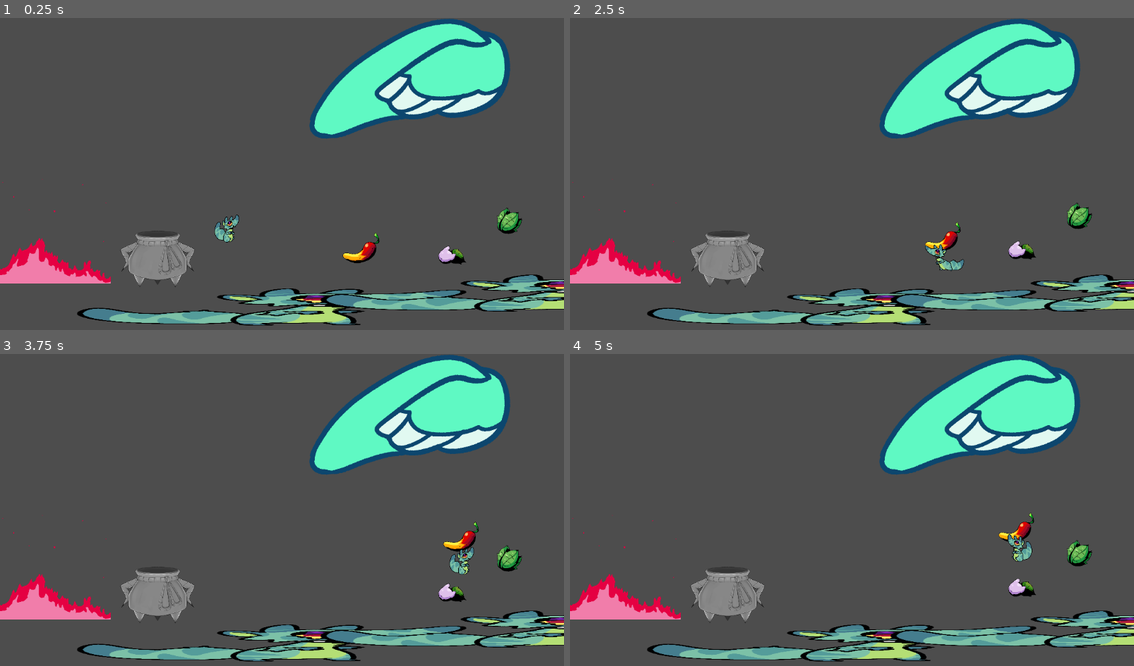
Above: before the commit, frames 1-4 (two rows, left to right).
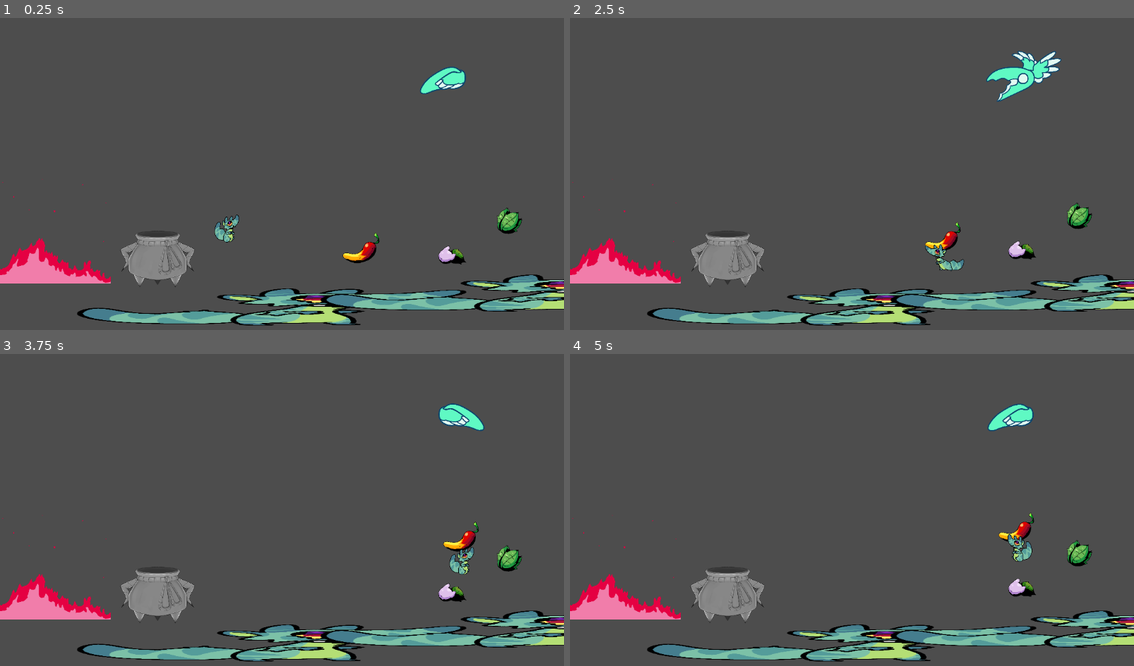
Above: after the commit, the same moments.

Repository: mezzoEmrys/mini-jam-8-2024
Game: Godot game, scene res://scenes/game_source.tscn
The game is run twice, just before and just after one commit, with the same random seed, the same clock (stepped at 60 frames per second) and the same inputs.
Inputs:
- Up to frame 1 (0.25 s): no input
- Up to frame 2 (2.5 s): hold D (move_right) 0.53-2.03 s; tap Space (jump) at 0.77, 1.52 s; hold Left (move_left) from 2.03 s (still down)
- Up to frame 3 (3.75 s): release Left (move_left) at 2.78 s; hold D (move_right) from 2.78 s (still down); tap Space (jump) at 3.02 s
- Up to frame 4 (5 s): tap Space (jump) at 3.77, 4.52 s; release D (move_right) at 4.28 s; hold Left (move_left) from 4.28 s (still down)

The runs differ from the first frame. In frame 1, 8.4% of the frame differs, in the area x 54-91%, y 0-39%; in frame 2, 8.3%; in frame 3, 8.5%; in frame 4, 8.4%.

Commit message:
gorp

Diff:
--- a/scenes/game_source.tscn
+++ b/scenes/game_source.tscn
@@ -16,7 +16,7 @@
 [ext_resource type="Texture2D" uid="uid://sih5f858n0uv" path="res://sprites/hazards_animation/fire/fire_medium/6.png" id="13_5cv0n"]
 [ext_resource type="Texture2D" uid="uid://dh8wribcblxe7" path="res://sprites/hazards_animation/fire/fire_medium/7.png" id="14_3yrhv"]
 [ext_resource type="Texture2D" uid="uid://c20tqo15khwny" path="res://sprites/hazards_animation/fire/fire_medium/8.png" id="15_0xpeo"]
-[ext_resource type="PackedScene" uid="uid://djndm2ng7o3ap" path="res://scenes/ghost.tscn" id="17_ecfij"]
+[ext_resource type="PackedScene" uid="uid://djndm2ng7o3ap" path="res://scenes/hazards/ghost.tscn" id="17_ecfij"]
 
 [sub_resource type="RectangleShape2D" id="RectangleShape2D_u18qv"]
 size = Vector2(760.25, 87.5)
--- a/scenes/ghost.tscn
+++ b/scenes/hazards/ghost.tscn
@@ -78,6 +78,20 @@
 "method": &"play"
 }]
 }
+tracks/2/type = "method"
+tracks/2/imported = false
+tracks/2/enabled = true
+tracks/2/path = NodePath(".")
+tracks/2/interp = 1
+tracks/2/loop_wrap = true
+tracks/2/keys = {
+"times": PackedFloat32Array(0.6),
+"transitions": PackedFloat32Array(1),
+"values": [{
+"args": [],
+"method": &"start_flying"
+}]
+}
 
 [sub_resource type="AnimationLibrary" id="AnimationLibrary_hiafq"]
 _data = {
@@ -90,6 +104,7 @@
 radius = 181.011
 
 [node name="Ghost" type="Area2D"]
+scale = Vector2(0.23, 0.23)
 script = ExtResource("1_mgjyd")
 
 [node name="AnimatedSprite2D" type="AnimatedSprite2D" parent="."]
@@ -104,4 +119,7 @@
 
 [node name="CollisionShape2D" type="CollisionShape2D" parent="."]
 position = Vector2(-51, 6)
+scale = Vector2(0.82, 0.82)
 shape = SubResource("CircleShape2D_uip84")
+
+[connection signal="body_entered" from="." to="." method="_on_body_entered"]
--- a/scenes/held_item.tscn
+++ b/scenes/held_item.tscn
@@ -23,8 +23,8 @@
 "values": [&"catmint"]
 }
 
-[sub_resource type="Animation" id="Animation_oh8m6"]
-resource_name = "lemon"
+[sub_resource type="Animation" id="Animation_vr2eh"]
+resource_name = "default"
 tracks/0/type = "value"
 tracks/0/imported = false
 tracks/0/enabled = true
@@ -35,7 +35,7 @@
 "times": PackedFloat32Array(0),
 "transitions": PackedFloat32Array(1),
 "update": 1,
-"values": [&"lemon"]
+"values": [&"default"]
 }
 
 [sub_resource type="Animation" id="Animation_b6ngn"]
@@ -68,6 +68,21 @@
 "values": [&"cicle"]
 }
 
+[sub_resource type="Animation" id="Animation_oh8m6"]
+resource_name = "lemon"
+tracks/0/type = "value"
+tracks/0/imported = false
+tracks/0/enabled = true
+tracks/0/path = NodePath(".:animation")
+tracks/0/interp = 1
+tracks/0/loop_wrap = true
+tracks/0/keys = {
+"times": PackedFloat32Array(0),
+"transitions": PackedFloat32Array(1),
+"update": 1,
+"values": [&"lemon"]
+}
+
 [sub_resource type="Animation" id="Animation_22qej"]
 resource_name = "pepper"
 tracks/0/type = "value"
@@ -96,21 +111,6 @@
 "transitions": PackedFloat32Array(1),
 "update": 1,
 "values": [&"tea"]
-}
-
-[sub_resource type="Animation" id="Animation_vr2eh"]
-resource_name = "default"
-tracks/0/type = "value"
-tracks/0/imported = false
-tracks/0/enabled = true
-tracks/0/path = NodePath(".:animation")
-tracks/0/interp = 1
-tracks/0/loop_wrap = true
-tracks/0/keys = {
-"times": PackedFloat32Array(0),
-"transitions": PackedFloat32Array(1),
-"update": 1,
-"values": [&"default"]
 }
 
 [sub_resource type="AnimationLibrary" id="AnimationLibrary_bi7ji"]
--- a/scripts/ghost.gd
+++ b/scripts/ghost.gd
@@ -1,14 +1,24 @@
 extends Area2D
 
 @onready var anim = $AnimationPlayer
+@onready var spr = $AnimatedSprite2D
 var is_chasing : bool = false
 var is_awake : bool = false
+var is_flying : bool = false
+@export var speed : float = 600
 
 @onready var gorp = $"../Gorp"
+
+func start_flying():
+	is_flying = true
+
+func end_flying():
+	is_flying = false
 
 func do_hide():
 	anim.play("hide")
 	is_awake = false
+	end_flying()
 
 func do_wake():
 	anim.play("wake")
@@ -20,6 +30,28 @@
 
 # Called every frame. 'delta' is the elapsed time since the previous frame.
 func _process(delta):
-	if gorp.direction > (gorp.position.x - position.x):
-		print("facing ghost")
-	pass
+	var facing = 1
+	if (gorp.sprite_2d.flip_h):
+		facing = -1
+
+	if (gorp.position.x > position.x):
+		spr.flip_h = true
+	else:
+		spr.flip_h = false
+
+	if (facing != ((gorp.position.x - position.x)/(abs(gorp.position.x - position.x)))):
+		if is_awake:
+			do_hide()
+	else:
+		if not is_awake:
+			do_wake()
+	if is_flying:
+		var gorp_pos = gorp.position
+		var target_pos = (gorp_pos - position).normalized()
+		#position += (position - gorp.position)
+		if position.distance_to(gorp_pos) > 1:
+			position += (position * target_pos).normalized()
+
+func _on_body_entered(body):
+	if(body.name == "Gorp"):
+		gorp.respawn()
--- a/scripts/hazard.gd
+++ b/scripts/hazard.gd
@@ -7,7 +7,7 @@
 
 
 # Called every frame. 'delta' is the elapsed time since the previous frame.
-func _process(delta):
+func _process(_delta):
 	pass
 
 
@@ -15,4 +15,3 @@
 	if(body.name == "Gorp"):
 		var gorp = get_node("/root/GameSource/Gorp/")
 		gorp.respawn()
-	pass # Replace with function body.
Not shown: 1 places in scenes/hazards/ghost.tscn that only renumber resources
